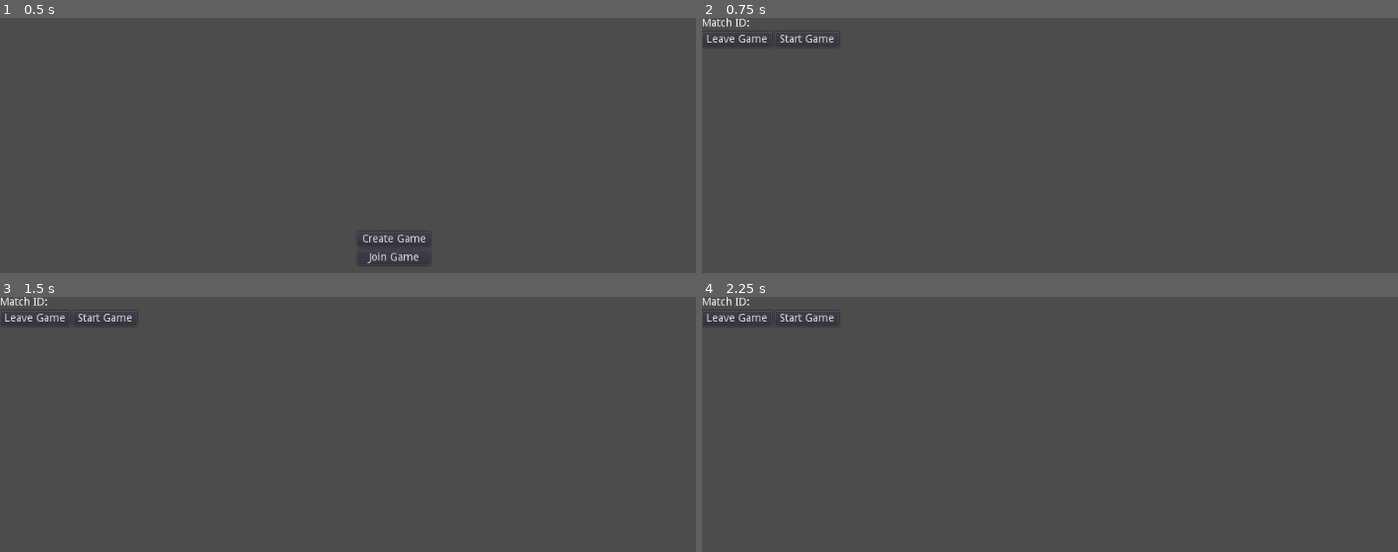
Above: before the commit, frames 1-4 (two rows, left to right).
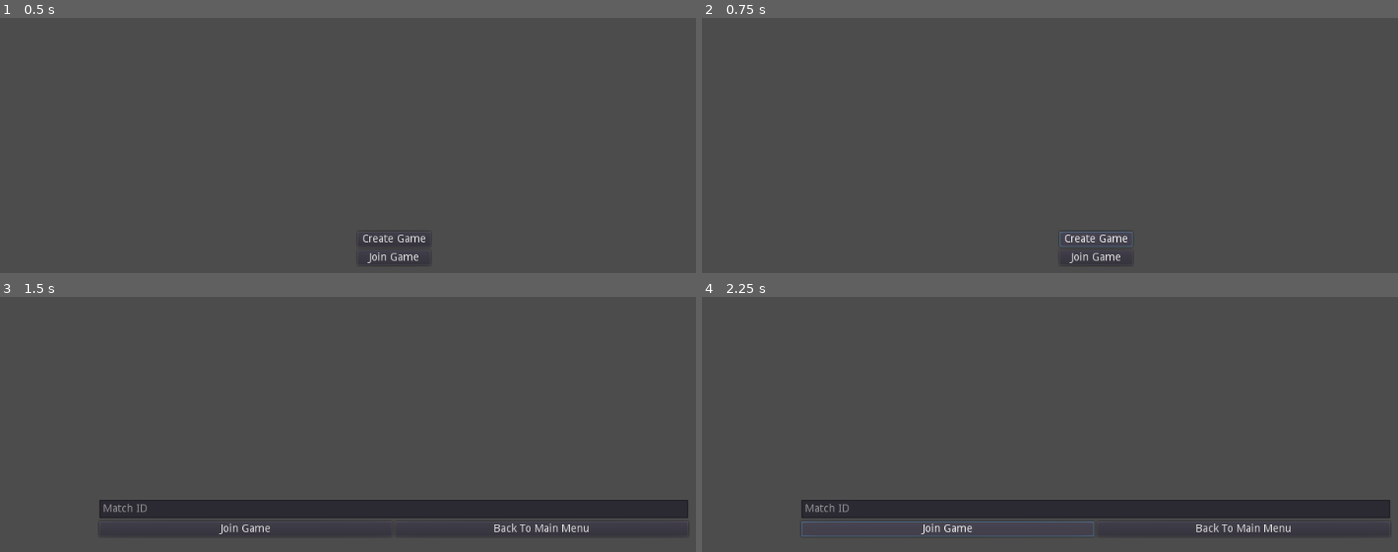
Above: after the commit, the same moments.

Repository: PhilipWee/ship-game
Game: Godot game, scene res://Menus/MainMenu/MainMenu.tscn
Same seed, same stepped clock (60 frames per second), same inputs: the game is played once before the commit and once after it.
Inputs (mouse positions are in pixels of both pictures, inside the frame that each line leads up to):
- Up to frame 1 (0.5 s): no input
- Up to frame 2 (0.75 s): click "Create Game" at 0.5 s
- Up to frame 3 (1.5 s): click (396, 536) at 1.25 s, where only the run after the commit has a clickable "Join Game"
- Up to frame 4 (2.25 s): click (945, 529) at 2 s, where only the run after the commit has a clickable "Join Game"

Frame 1 is identical in both runs. In frame 2, 0.7% of the frame differs, in the area x 0-62%, y 0-97%; in frame 3, 7.1%; in frame 4, 7.3%, in the area x 0-99%, y 0-94%.
Error before the commit: Invalid call. Nonexistent function 'create_match_async' in base 'Nil'. (res://Globals/Network.gd:35)
Error after the commit: Invalid call. Nonexistent function 'create_match_async' in base 'Nil'. (res://Globals/Network.gd:60)

Commit message:
Added join match functionality

Diff:
--- a/ship-game-client/Globals/Network.gd
+++ b/ship-game-client/Globals/Network.gd
@@ -4,29 +4,54 @@
 var session: NakamaSession
 var socket: NakamaSocket
 var curMatch: NakamaRTAPI.Match
+var connectedPlayers = {}
 
 const HOST_ADDR = "127.0.0.1"
 const HOST_PORT = 7350
 
+signal socket_created
+signal session_created
+signal match_joined
+signal match_left
+signal match_players_updated
 
-func createSessionAndSocket():
+func createSession():
 	var device_id = OS.get_unique_id()
 	session = yield(client.authenticate_device_async(device_id), "completed")
 	if session.is_exception():
 		print("An error occurred: %s" % session)
 		return
+	emit_signal("session_created")
+
+
+func createSocket():
 	socket = Nakama.create_socket_from(client)
 	var connected : NakamaAsyncResult = yield(socket.connect_async(session), "completed")
 	if connected.is_exception():
 		print("An error occurred: %s" % connected)
 		return
+	emit_signal("socket_created")
 
 func createClient():
 	client = Nakama.create_client("defaultkey", HOST_ADDR, HOST_PORT, "http")
 
+func _on_match_presence(p_presence: NakamaRTAPI.MatchPresenceEvent):
+	for p in p_presence.joins:
+		connectedPlayers[p.user_id] = p
+	for p in p_presence.leaves:
+		connectedPlayers.erase(p.user_id)
+	emit_signal("match_players_updated")
+
+func connectMatchSignal():
+	socket.connect("received_match_presence", self, "_on_match_presence")
+
 func connectToServer():
 	createClient()
-	createSessionAndSocket()
+	createSession()
+	yield(self,"session_created")
+	createSocket()
+	yield(self,"socket_created")
+	connectMatchSignal()
 
 func _ready():
 	connectToServer()
@@ -36,9 +61,17 @@
 	if curMatch.is_exception():
 		print("An error occurred: %s" % curMatch)
 		return
+	emit_signal("match_joined")
 
 func joinMatch(matchId):
 	curMatch = yield(socket.join_match_async(matchId), "completed")
 	if curMatch.is_exception():
 		print("An error occurred: %s" % curMatch)
 		return
+	emit_signal("match_joined")
+
+func leaveMatch(matchId):
+	if !curMatch:
+		return
+	yield(socket.leave_match_async(matchId),"completed")
+	emit_signal("match_left")
--- /dev/null
+++ b/ship-game-client/Menus/JoinGame/JoinGame.gd
@@ -0,0 +1,27 @@
+extends Control
+
+
+# Declare member variables here. Examples:
+# var a = 2
+# var b = "text"
+onready var MatchID = $VBoxContainer/MatchID
+
+# Called when the node enters the scene tree for the first time.
+func _ready():
+	pass # Replace with function body.
+
+
+# Called every frame. 'delta' is the elapsed time since the previous frame.
+#func _process(delta):
+#	pass
+
+
+func _on_BackButton_pressed():
+	Globals.gotoScene(Globals.PATH.MAIN_MENU)
+
+
+func _on_JoinGame_pressed():
+	var matchId = MatchID.text
+	Network.joinMatch(matchId)
+	yield(Network,"match_joined")
+	Globals.gotoScene(Globals.PATH.MATCH_LOBBY)
--- a/ship-game-client/Menus/JoinGame/JoinGame.tscn
+++ b/ship-game-client/Menus/JoinGame/JoinGame.tscn
@@ -1,8 +1,11 @@
-[gd_scene format=2]
+[gd_scene load_steps=2 format=2]
+
+[ext_resource path="res://Menus/JoinGame/JoinGame.gd" type="Script" id=1]
 
 [node name="Control" type="Control"]
 anchor_right = 1.0
 anchor_bottom = 1.0
+script = ExtResource( 1 )
 __meta__ = {
 "_edit_use_anchors_": false
 }
@@ -42,3 +45,5 @@
 margin_bottom = 20.0
 size_flags_horizontal = 3
 text = "Back To Main Menu"
+[connection signal="pressed" from="VBoxContainer/HBoxContainer/JoinGame" to="." method="_on_JoinGame_pressed"]
+[connection signal="pressed" from="VBoxContainer/HBoxContainer/BackButton" to="." method="_on_BackButton_pressed"]
--- a/ship-game-client/Menus/MainMenu/MainMenu.gd
+++ b/ship-game-client/Menus/MainMenu/MainMenu.gd
@@ -2,6 +2,7 @@
 
 func _on_CreateGame_pressed():
 	Network.createMatch()
+	yield(Network, "match_joined")
 	Globals.gotoScene(Globals.PATH.MATCH_LOBBY)
 
 
--- a/ship-game-client/Menus/MatchLobby/MatchLobby.gd
+++ b/ship-game-client/Menus/MatchLobby/MatchLobby.gd
@@ -1,11 +1,36 @@
 extends Control
 
+var MatchUser = preload("res://Menus/MatchLobby/MatchUser.tscn")
+
+onready var MatchId = $VBoxContainer/HBoxContainer/MatchId
+onready var PlayerContainer = $VBoxContainer/PlayerContainer
 
 # Called when the node enters the scene tree for the first time.
 func _ready():
-	print(Network.curMatch)
+	if !Network.curMatch:
+		yield(Network, "match_joined")
+	connect_signals()
+	re_render()
 
+func connect_signals():
+	connect("match_presence",Network,"_on_match_presence")
 
-# Called every frame. 'delta' is the elapsed time since the previous frame.
-#func _process(delta):
-#	pass
+func _on_match_presence():
+	re_render()
+
+func _on_LeaveGame_pressed():
+	if Network.curMatch:
+		Network.leaveMatch(Network.curMatch.match_id)
+		yield(Network,"match_left")
+	Globals.gotoScene(Globals.PATH.MAIN_MENU)
+
+func _on_CopyMatchId_pressed():
+	OS.set_clipboard(MatchId.text)
+
+func re_render():
+	MatchId.text = Network.curMatch.match_id
+	Util.delete_children(PlayerContainer)
+	for player in Network.connectedPlayers.values():
+		var matchUser = MatchUser.instance()
+		PlayerContainer.add_child(matchUser)
+		matchUser.init(player)
--- a/ship-game-client/Menus/MatchLobby/MatchLobby.tscn
+++ b/ship-game-client/Menus/MatchLobby/MatchLobby.tscn
@@ -11,30 +11,51 @@
 }
 
 [node name="VBoxContainer" type="VBoxContainer" parent="."]
-margin_right = 40.0
-margin_bottom = 40.0
+anchor_left = 0.5
+anchor_top = 0.5
+anchor_right = 0.5
+anchor_bottom = 0.5
+margin_left = -275.0
+margin_top = -176.0
+margin_right = 275.0
+margin_bottom = 176.0
 __meta__ = {
 "_edit_use_anchors_": false
 }
 
 [node name="HBoxContainer" type="HBoxContainer" parent="VBoxContainer"]
-margin_right = 178.0
-margin_bottom = 14.0
+margin_right = 550.0
+margin_bottom = 24.0
 
 [node name="Label" type="Label" parent="VBoxContainer/HBoxContainer"]
+margin_top = 5.0
 margin_right = 66.0
-margin_bottom = 14.0
+margin_bottom = 19.0
 text = "Match ID: "
 
-[node name="MatchId" type="Label" parent="VBoxContainer/HBoxContainer"]
+[node name="MatchId" type="LineEdit" parent="VBoxContainer/HBoxContainer"]
 margin_left = 70.0
-margin_right = 70.0
-margin_bottom = 14.0
+margin_right = 503.0
+margin_bottom = 24.0
+size_flags_horizontal = 3
+editable = false
+
+[node name="CopyMatchId" type="Button" parent="VBoxContainer/HBoxContainer"]
+margin_left = 507.0
+margin_right = 550.0
+margin_bottom = 24.0
+text = "Copy"
+
+[node name="PlayerContainer" type="VBoxContainer" parent="VBoxContainer"]
+margin_top = 28.0
+margin_right = 550.0
+margin_bottom = 328.0
+rect_min_size = Vector2( 0, 300 )
 
 [node name="HBoxContainer2" type="HBoxContainer" parent="VBoxContainer"]
-margin_top = 18.0
-margin_right = 178.0
-margin_bottom = 38.0
+margin_top = 332.0
+margin_right = 550.0
+margin_bottom = 352.0
 
 [node name="LeaveGame" type="Button" parent="VBoxContainer/HBoxContainer2"]
 margin_right = 91.0
@@ -43,6 +64,9 @@
 
 [node name="StartGame" type="Button" parent="VBoxContainer/HBoxContainer2"]
 margin_left = 95.0
-margin_right = 178.0
+margin_right = 550.0
 margin_bottom = 20.0
+size_flags_horizontal = 3
 text = "Start Game"
+[connection signal="pressed" from="VBoxContainer/HBoxContainer/CopyMatchId" to="." method="_on_CopyMatchId_pressed"]
+[connection signal="pressed" from="VBoxContainer/HBoxContainer2/LeaveGame" to="." method="_on_LeaveGame_pressed"]
--- /dev/null
+++ b/ship-game-client/Menus/MatchLobby/MatchUser.gd
@@ -0,0 +1,14 @@
+extends Control
+
+
+# Declare member variables here. Examples:
+# var a = 2
+# var b = "text"
+onready var PlayerName = $HBoxContainer/PlayerName
+
+# Called when the node enters the scene tree for the first time.
+func _ready():
+	pass # Replace with function body.
+
+func init(player: NakamaRTAPI.UserPresence):
+	PlayerName.text = player.username
--- a/ship-game-client/Menus/MatchLobby/MatchUser.tscn
+++ b/ship-game-client/Menus/MatchLobby/MatchUser.tscn
@@ -1,8 +1,11 @@
-[gd_scene format=2]
+[gd_scene load_steps=2 format=2]
+
+[ext_resource path="res://Menus/MatchLobby/MatchUser.gd" type="Script" id=1]
 
 [node name="Control" type="Control"]
 anchor_right = 1.0
 anchor_bottom = 1.0
+script = ExtResource( 1 )
 __meta__ = {
 "_edit_use_anchors_": false
 }
--- a/ship-game-client/project.godot
+++ b/ship-game-client/project.godot
@@ -78,6 +78,11 @@
 "class": "NakamaWriteStorageObject",
 "language": "GDScript",
 "path": "res://addons/com.heroiclabs.nakama/api/NakamaWriteStorageObject.gd"
+}, {
+"base": "Object",
+"class": "Util",
+"language": "GDScript",
+"path": "res://util.gd"
 } ]
 _global_script_class_icons={
 "NakamaAPI": "",
@@ -93,7 +98,8 @@
 "NakamaSocket": "",
 "NakamaSocketAdapter": "",
 "NakamaStorageObjectId": "",
-"NakamaWriteStorageObject": ""
+"NakamaWriteStorageObject": "",
+"Util": ""
 }
 
 [application]
--- /dev/null
+++ b/ship-game-client/util.gd
@@ -0,0 +1,8 @@
+extends Object
+
+class_name Util
+
+static func delete_children(node):
+	for n in node.get_children():
+		node.remove_child(n)
+		n.queue_free()
